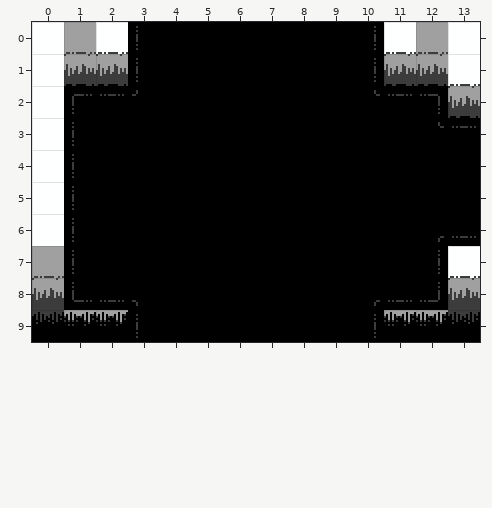
Tiled map, stored at art/rooms/GrassyTest_Standard_NES.tmx. The picture above was drawn from the file before the commit.
Cells are 16x16 px. Shown: x 0..13, y 0..9. Tiles whose own drawing changed are shown in their newer look in all pictures.
After:
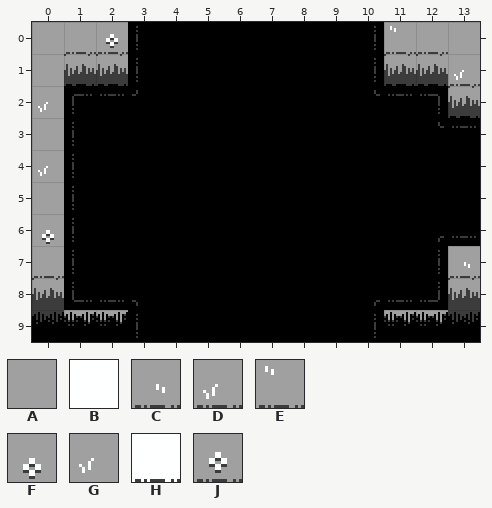
Key: from "MapTiles": A 2 "map", B 3 "map", C 19 "map", D 20 "map", E 21 "map", F 22 "map", G 23 "map", H 24 "map", J 25 "map".
_ is an empty cell.
What changed:
Layer "Tile Layer 1":
The edit turns tile B into tile A in row 0 at x 0 and 13; in row 1 at x 0; in row 3 at x 0; in row 5 at x 0.
The edit turns tile H into tile C in row 7 at x 13.
The edit turns tile H into tile D in row 1 at x 13.
The edit turns tile H into tile E in row 0 at x 11.
The edit turns tile B into tile F in row 6 at x 0.
The edit turns tile B into tile G in row 2 at x 0; in row 4 at x 0.
The edit turns tile H into tile J in row 0 at x 2.
Boxes around the changes in both pictures, in picture pixels (x1, y1, x2, y2):
changed: (32, 22, 64, 246)
changed: (96, 22, 128, 54)
changed: (384, 22, 416, 54)
changed: (448, 22, 480, 86)
changed: (448, 246, 480, 278)
